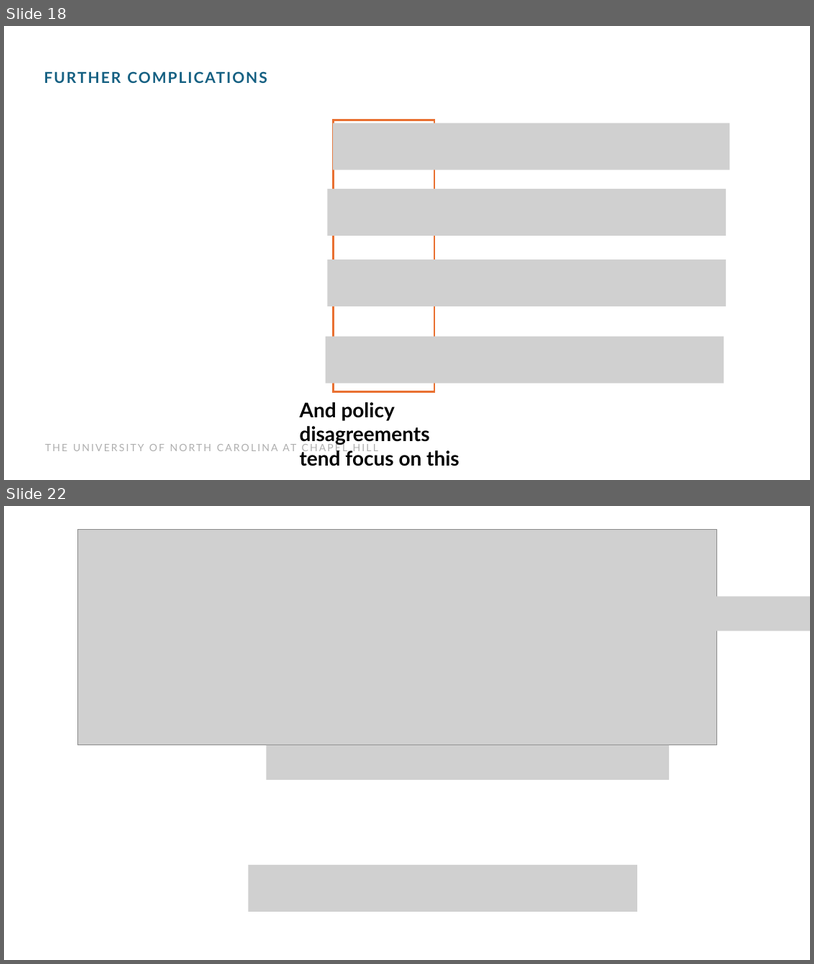
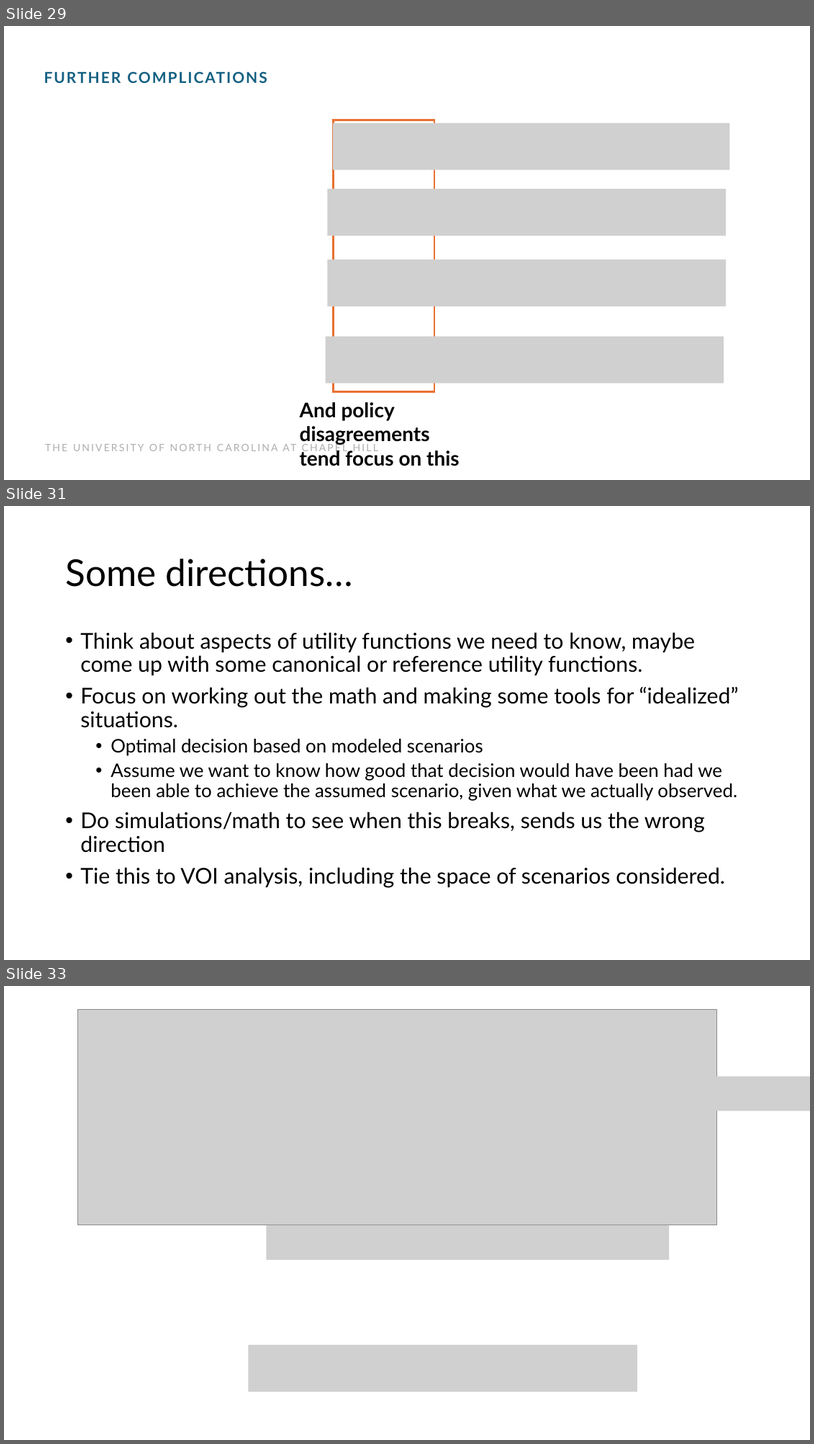
Before and after one commit to UNCIDD/scenario-eval-theory, a slide deck: presentations/INIPresentation_JL.pptx. Shown one above the other, each under a label of ours: slides 18 and 22 before the commit, slides 29, 31 and 33 after it; the slides between them are not shown. The pictures are 814x964 and 814x1444 pixels, drawn with LibreOffice and Linux fonts; fonts in the diff are those of the drawing; grey boxes stand for pictures. Boxes give left, top, right and bottom in pixels: in the first picture for what was removed or moved away, otherwise in the second. Text is boxed around its words. In the diff, an @@ line names an element or a change of style, - is before the commit and + after.

```diff
--- a/presentations/INIPresentation_JL.pptx
+++ b/presentations/INIPresentation_JL.pptx
@@ slide 31 added at [4, 506, 810, 960], background #FFFFFF @@
@@ title added at [65, 559, 353, 587], 44 pt, text #000000 @@
+Some directions…
@@ text added at [80, 632, 739, 888], 25.9 pt, text #000000 @@
+• Think about aspects of utility functions we need to know, maybe come up with some canonical or reference utility functions.
+• Focus on working out the math and making some tools for “idealized” situations.
+  • Optimal decision based on modeled scenarios
+  • Assume we want to know how good that decision would have been had we been able to achieve the assumed scenario, given what we actually observed.
+• Do simulations/math to see when this breaks, sends us the wrong direction
+• Tie this to VOI analysis, including the space of scenarios considered.
@@ what was slide 18 is now slide 29 @@
@@ what was slide 22 is now slide 33 @@
```
Also in this commit, not shown: 5 slides changed, 15 other slides added, 2 slides removed, 4 other files.
